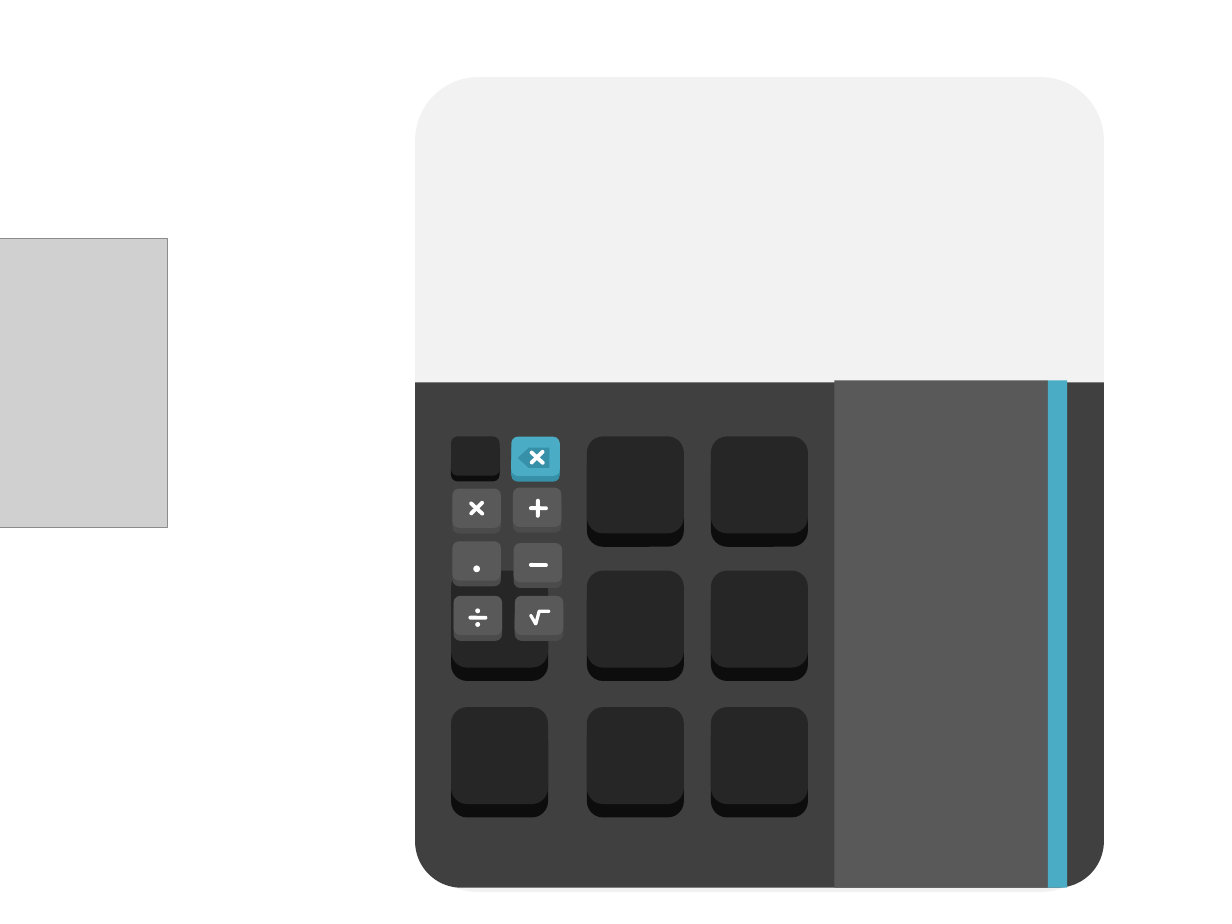
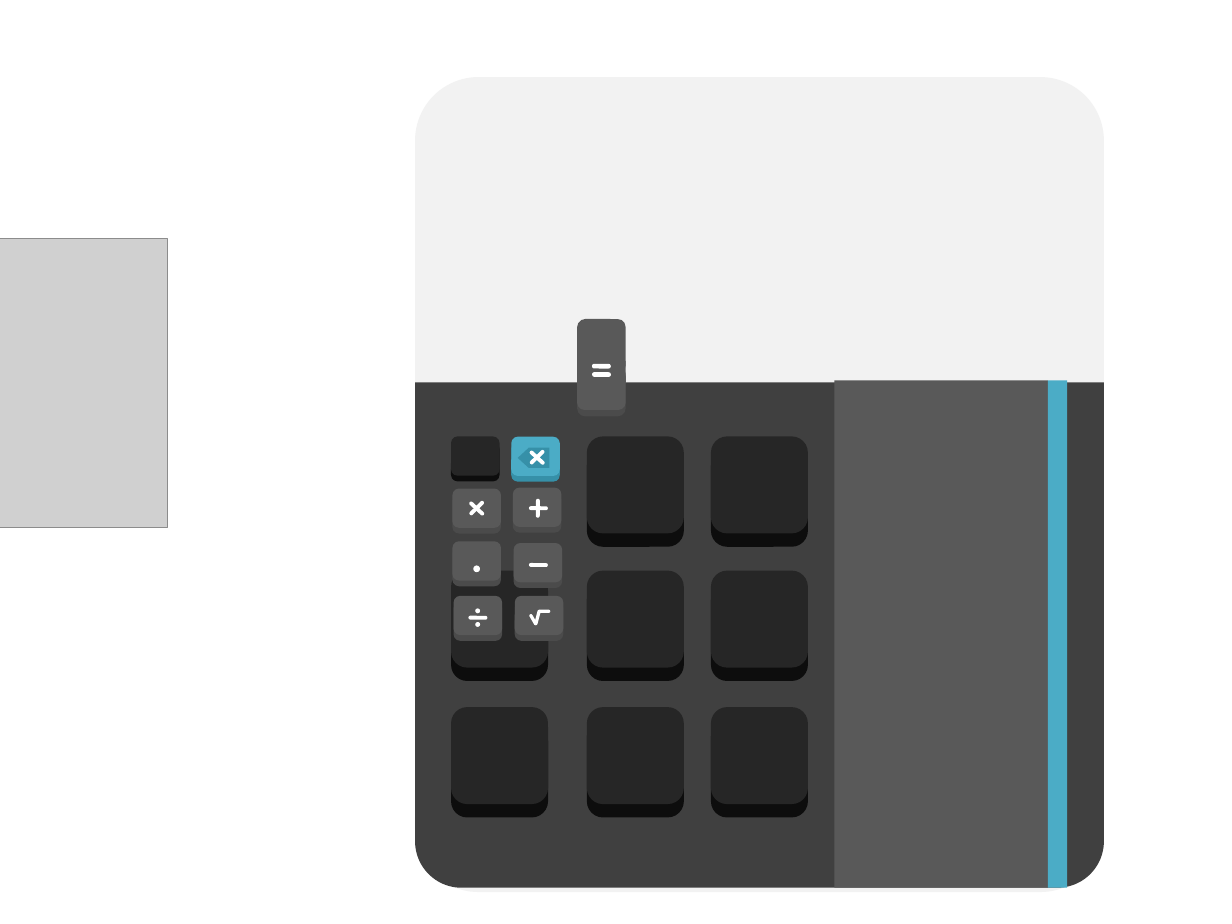
Before and after one commit to VrRms/apCalculadora, a slide deck: slide 1 of modelo.pptx. Drawn at 1232x924 pixels with LibreOffice and Linux fonts; fonts in the diff are those of the drawing; grey boxes stand for pictures. Boxes give left, top, right and bottom in pixels: in the first picture for what was removed or moved away, otherwise in the second. Text is boxed around its words. In the diff, an @@ line names an element or a change of style, - is before the commit and + after.

```diff
--- a/modelo.pptx
+++ b/modelo.pptx
@@ group added at bbox=[578, 319, 626, 416]: 5 rounded rectangles, 1 rectangle @@
```
Also in this commit, not shown: 9 other files.
